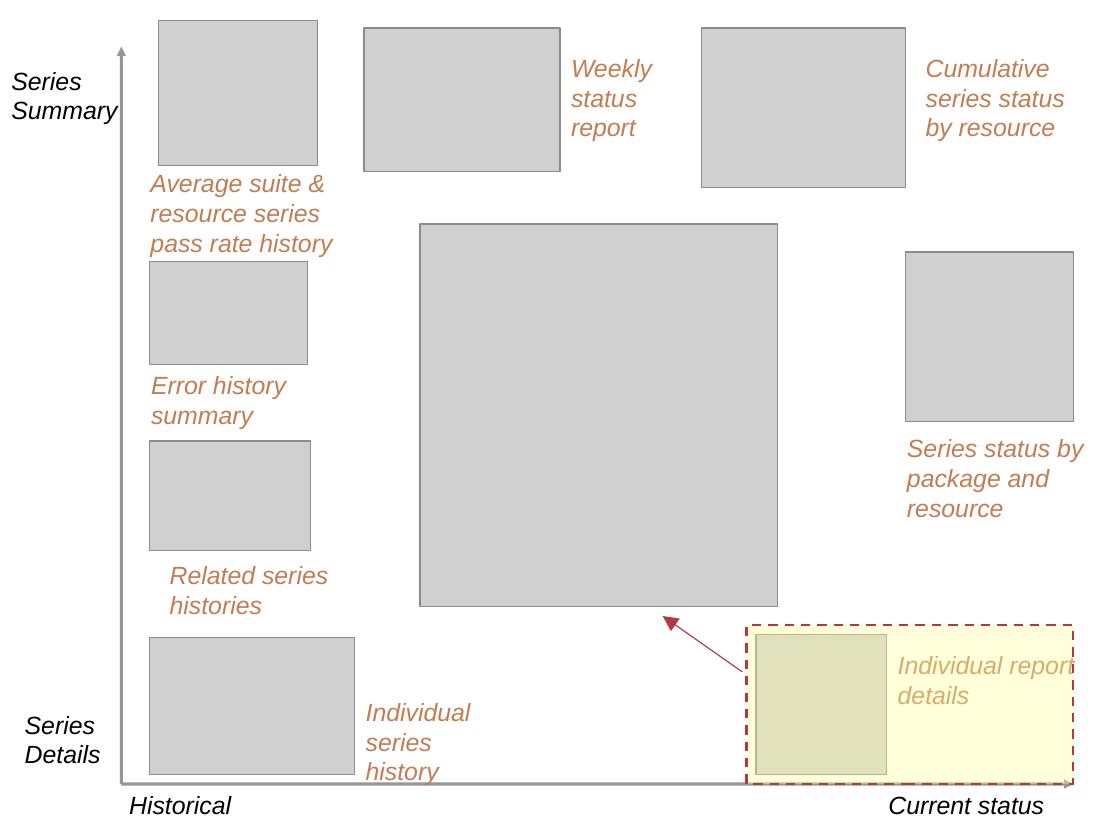
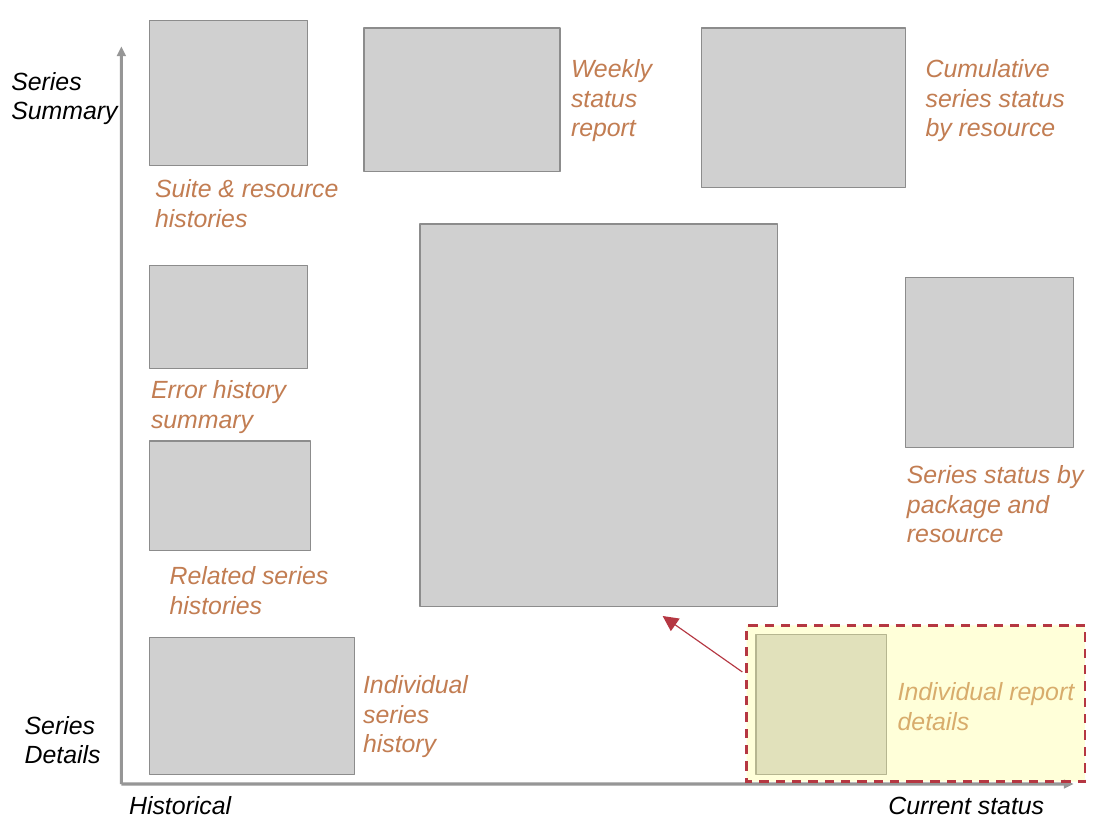
Before and after one commit to IncaProject/inca-xsede, a slide deck: slide 13 of talks/2008workshop/consumer.ppt. Drawn at 1120x840 pixels with LibreOffice and Linux fonts; fonts in the diff are those of the drawing; grey boxes stand for pictures. Boxes give left, top, right and bottom in pixels: in the first picture for what was removed or moved away, otherwise in the second. Text is boxed around its words. In the diff, an @@ line names an element or a change of style, - is before the commit and + after.

```diff
--- a/talks/2008workshop/consumer.ppt
+++ b/talks/2008workshop/consumer.ppt
@@ picture: place and size @@
-picture at box(159, 20, 318, 166)
+picture at box(149, 20, 308, 166)
@@ text at box(155, 179, 339, 228): text changed @@
-Average suite & resource series pass rate history
+Suite & resource histories
@@ picture: place and size @@
-picture at box(149, 261, 308, 364)
+picture at box(149, 265, 308, 368)
@@ text "Error history summary": place and size @@
-text "Error history summary" at box(151, 376, 286, 429)
+text "Error history summary" at box(151, 380, 286, 433)
@@ 2 texts, 1 picture: place and size @@
-2 texts, 1 picture at box(898, 252, 1083, 704)
+2 texts, 1 picture at box(898, 278, 1083, 730)
@@ rectangle: place and size @@
-rectangle at box(747, 625, 1074, 784)
+rectangle at box(747, 625, 1085, 782)
@@ text "Individual series history": place and size @@
-text "Individual series history" at box(366, 703, 471, 786)
+text "Individual series history" at box(363, 675, 468, 757)
```
Also in this commit, not shown: 8 other slides changed, 2 slides added.
